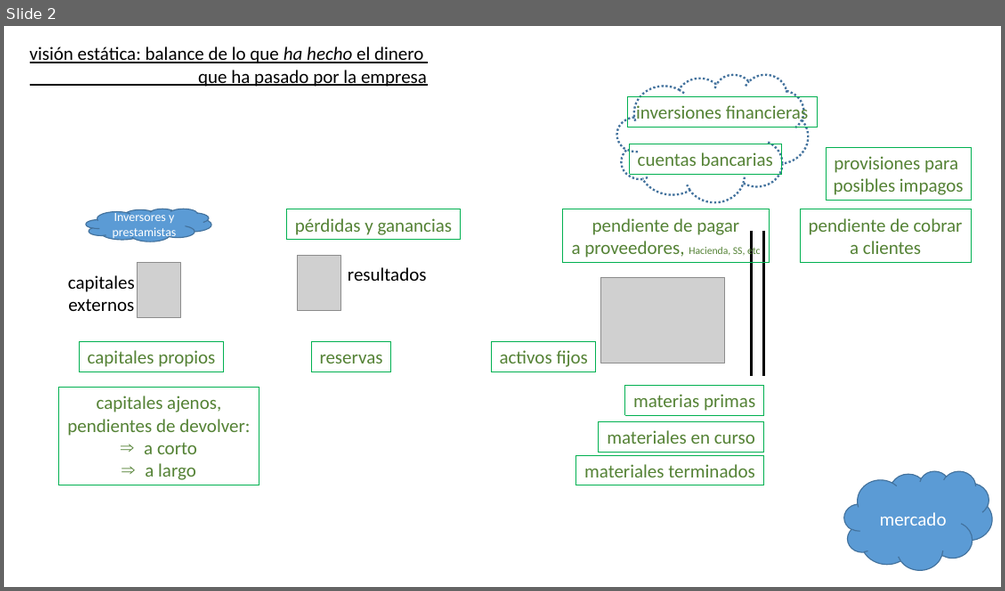
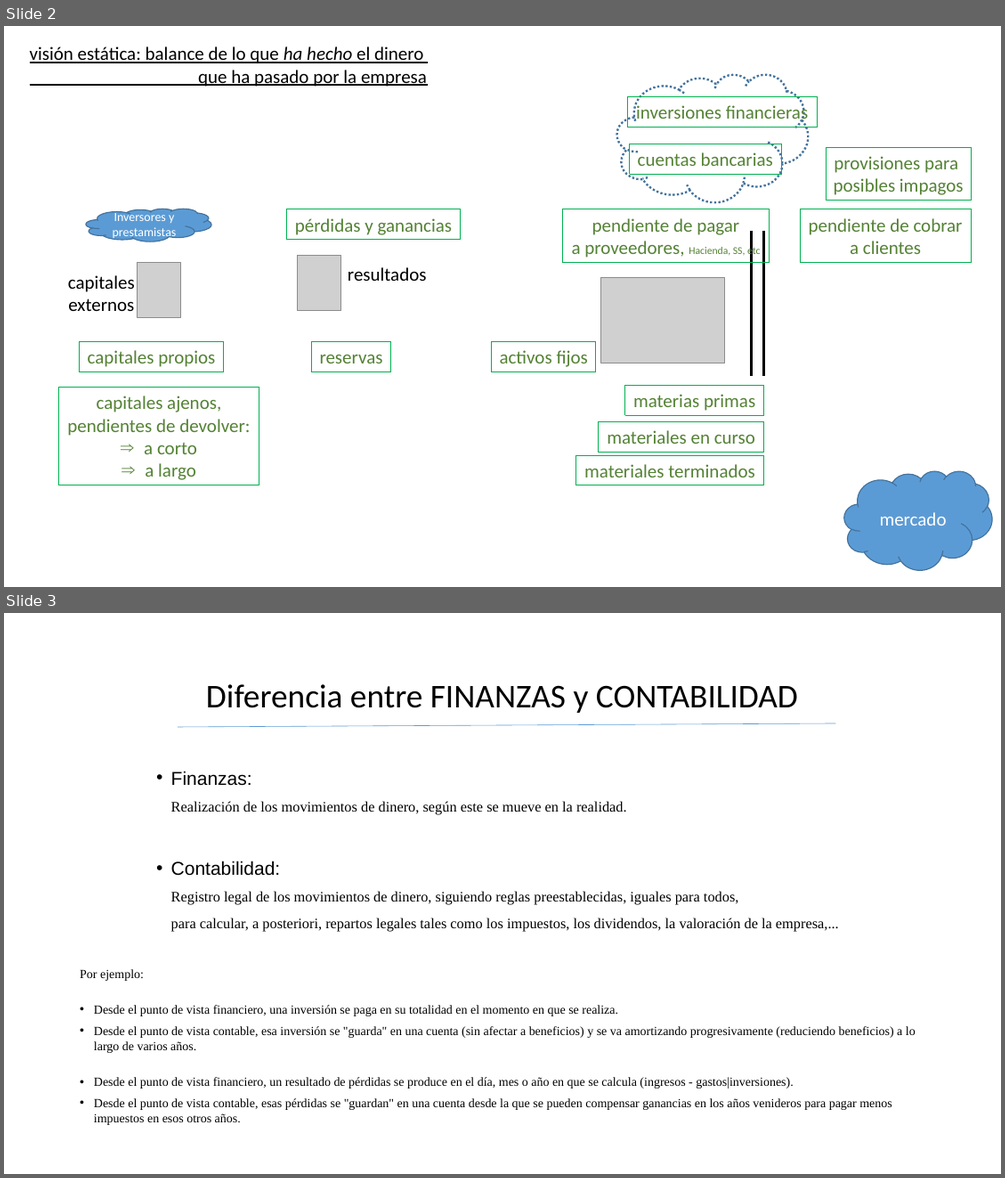
Before and after one commit to JuanMuruaOlalde/zz_temas_varios, a slide deck: Gestion-Empresa-Proyectos/esquema_basico_del_funcionamiento_economico_de_una_empresa.pptx. Shown one above the other, each under a label of ours: slide 2 before the commit, slides 2 and 3 after it. The pictures are 1005x591 and 1005x1178 pixels, drawn with LibreOffice and Linux fonts; fonts in the diff are those of the drawing; grey boxes stand for pictures. Boxes give left, top, right and bottom in pixels: in the first picture for what was removed or moved away, otherwise in the second. Text is boxed around its words. In the diff, an @@ line names an element or a change of style, - is before the commit and + after.

Commit message:
añadir una explicación sobre diferencia entre inversión y contabilidad

```diff
--- a/Gestion-Empresa-Proyectos/esquema_basico_del_funcionamiento_economico_de_una_empresa.pptx
+++ b/Gestion-Empresa-Proyectos/esquema_basico_del_funcionamiento_economico_de_una_empresa.pptx
@@ slide 3 added at (x1=4, y1=613, x2=1001, y2=1174), background #FFFFFF @@
@@ title added at (x1=206, y1=684, x2=798, y2=713), 32 pt, text #000000 @@
+Diferencia entre FINANZAS y CONTABILIDAD
@@ line added from (178, 727) to (835, 723), #5B9BD5 0.5 pt @@
@@ text added at (x1=171, y1=771, x2=839, y2=932), 14 pt, text #000000 @@
+• Finanzas:
+  Realización de los movimientos de dinero, según este se mueve en la realidad.
+• Contabilidad:
+  Registro legal de los movimientos de dinero, siguiendo reglas preestablecidas, iguales para todos,
+  para calcular, a posteriori, repartos legales tales como los impuestos, los dividendos, la valoración de la empresa,...
@@ text added at (x1=80, y1=969, x2=915, y2=1125), 12 pt, text #000000 @@
+Por ejemplo:
+• Desde el punto de vista financiero, una inversión se paga en su totalidad en el momento en que se realiza.
+• Desde el punto de vista contable, esa inversión se "guarda" en una cuenta (sin afectar a beneficios) y se va amortizando progresivamente (reduciendo beneficios) a lo largo de varios años.
+• Desde el punto de vista financiero, un resultado de pérdidas se produce en el día, mes o año en que se calcula (ingresos - gastos|inversiones).
+• Desde el punto de vista contable, esas pérdidas se "guardan" en una cuenta desde la que se pueden compensar ganancias en los años venideros para pagar menos impuestos en esos otros años.
```
Also in this commit, not shown: 1 other file.
